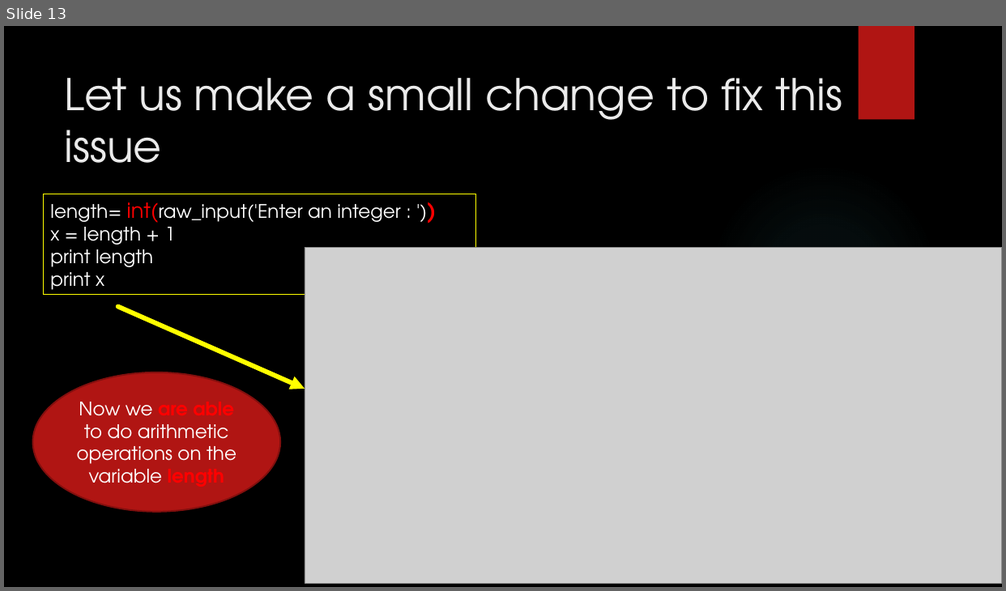
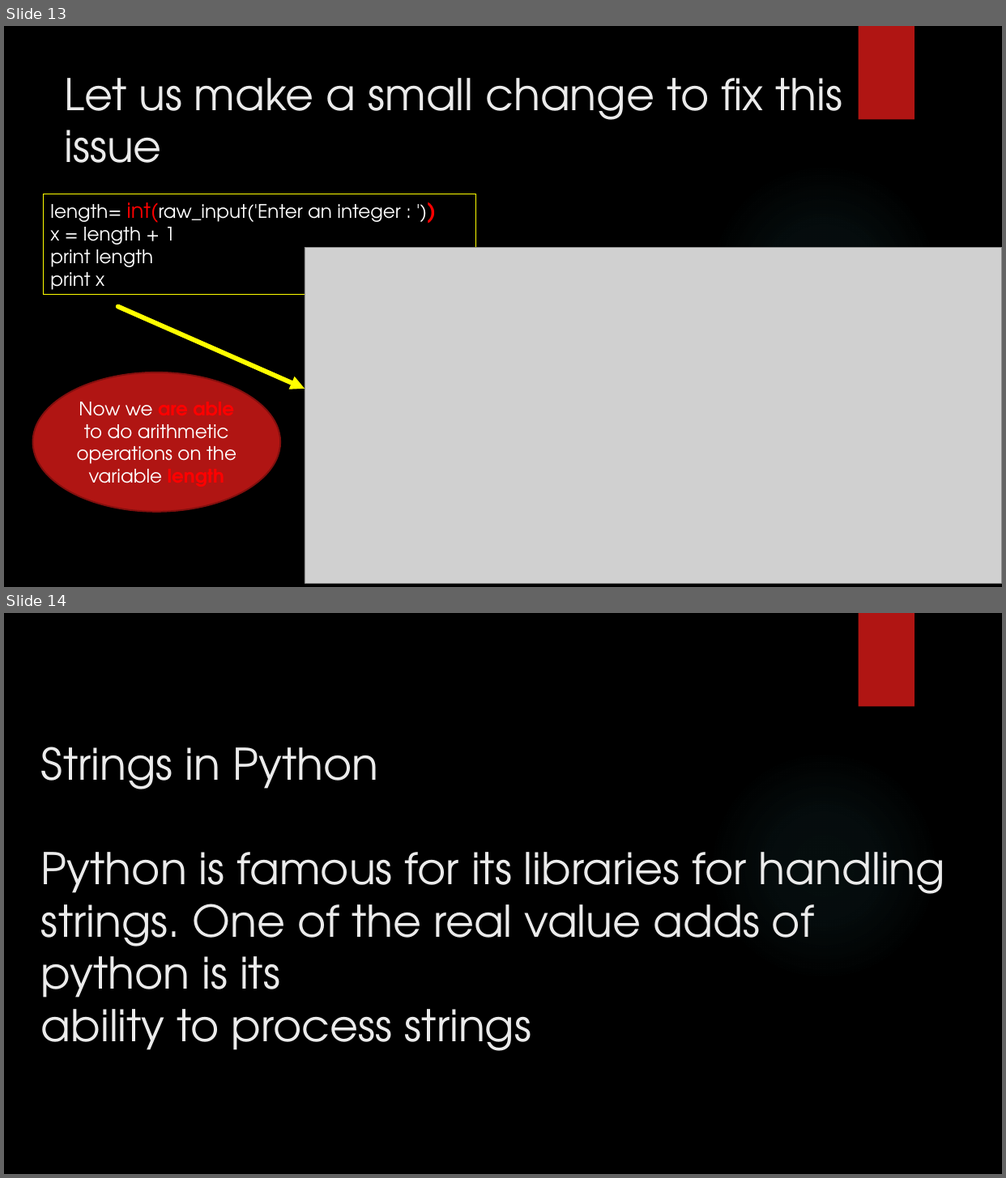
Before and after one commit to girishsukukumar/python, a slide deck: 2. Python.pptx. Shown one above the other, each under a label of ours: slide 13 before the commit, slides 13 and 14 after it. The pictures are 1006x591 and 1006x1178 pixels, drawn with LibreOffice and Linux fonts; fonts in the diff are those of the drawing; grey boxes stand for pictures; background and template pictures are left out. Boxes give left, top, right and bottom in pixels: in the first picture for what was removed or moved away, otherwise in the second. Text is boxed around its words. In the diff, an @@ line names an element or a change of style, - is before the commit and + after.

```diff
--- a/2. Python.pptx
+++ b/2. Python.pptx
@@ slide 14 added at (4,613,1002,1174), background picture (left out); not listed: 2 template elements that a slide beside it also shows @@
@@ title added at (41,747,945,1051), 42 pt, text #EBEBEB @@
+Strings in Python
+Python is famous for its libraries for handling strings. One of the real value adds of python is its
+ability to process strings
```
Also in this commit, not shown: 10 other slides added, 1 other file.
